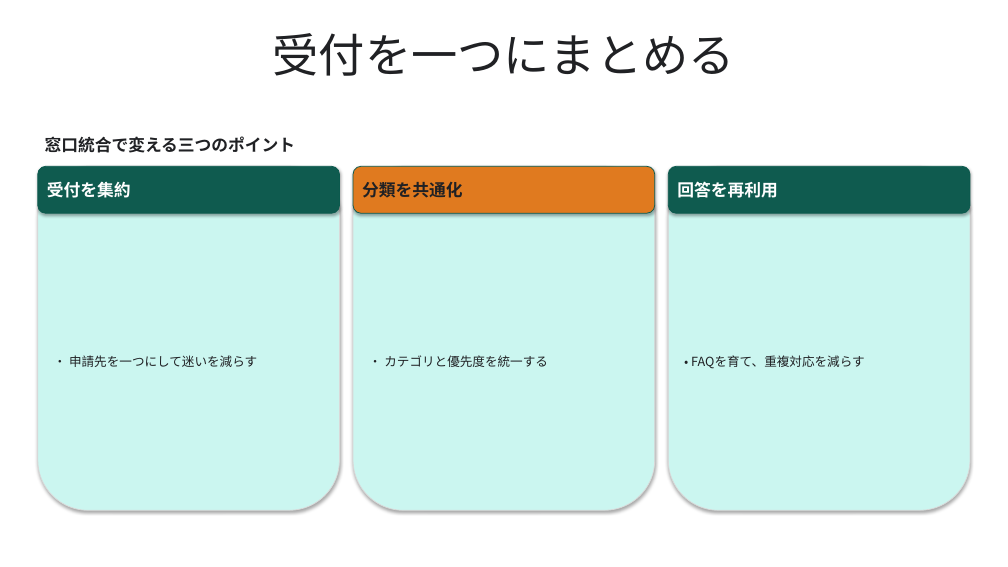
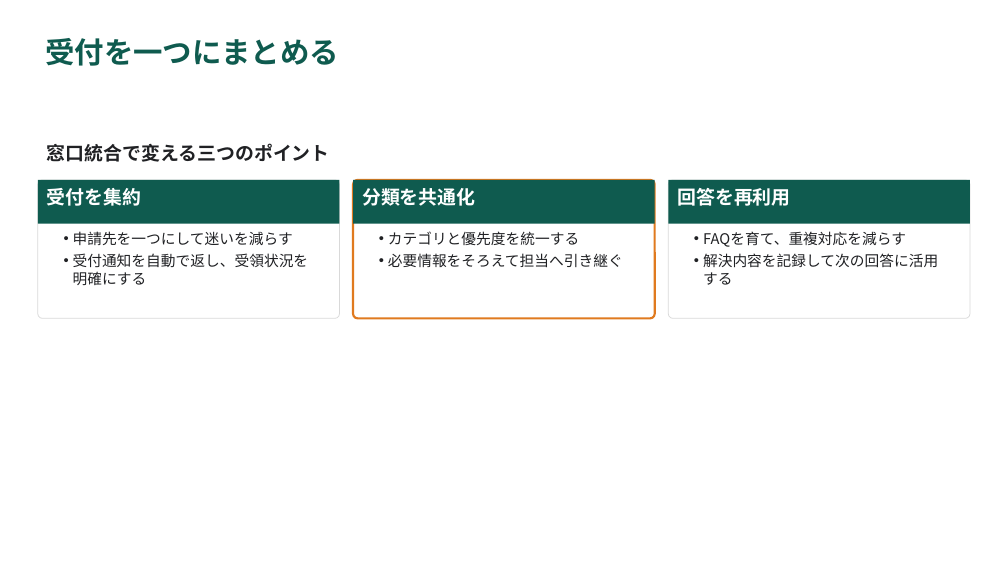
Before and after one commit to YHirano7/Artifacts, a slide deck: slide 2 of skills/pptx-deck/examples/component-gallery/component-gallery.pptx. Drawn at 1008x567 pixels with LibreOffice and Linux fonts; fonts in the diff are those of the drawing. Boxes give left, top, right and bottom in pixels: in the first picture for what was removed or moved away, otherwise in the second. Text is boxed around its words. In the diff, an @@ line names an element or a change of style, - is before the commit and + after.

```diff
--- a/skills/pptx-deck/examples/component-gallery/component-gallery.pptx
+++ b/skills/pptx-deck/examples/component-gallery/component-gallery.pptx
@@ title "受付を一つにまとめる": place and size @@
-title "受付を一つにまとめる" at (273, 33, 735, 76)
+title "受付を一つにまとめる" at (45, 38, 339, 66)
@@ title "受付を一つにまとめる" at (45, 38, 339, 66): size 44 to 28 pt, text colour #202124 to #0F5B4F, bold on; alignment centre to left @@
@@ text "窓口統合で変える三つのポイント": place and size @@
-text "窓口統合で変える三つのポイント" at (45, 136, 296, 153)
+text "窓口統合で変える三つのポイント" at (47, 143, 330, 162)
@@ text "窓口統合で変える三つのポイント" at (47, 143, 330, 162): size 16 to 18 pt; vertical alignment middle to top @@
@@ rectangle "受付を集約" at (38, 180, 340, 224): size 16 to 18 pt; vertical alignment middle to top; rounded rectangle to rectangle; outline #0D5B4F 0.75 pt to none; shadow off @@
@@ rounded rectangle: place and size @@
-rounded rectangle at (38, 166, 340, 510)
+rounded rectangle at (38, 180, 340, 318)
@@ rounded rectangle at (38, 180, 340, 318): fill #CBF6F0 to #FFFFFF; shadow off; proportions changed @@
@@ rectangle "分類を共通化" at (353, 180, 655, 224): size 16 to 18 pt, text colour #202124 to #FFFFFF; vertical alignment middle to top; rounded rectangle to rectangle; fill #E07A1F to #0F5B4F; outline #0D5B4F 0.75 pt to none; shadow off @@
@@ rounded rectangle: place and size @@
-rounded rectangle at (353, 166, 655, 510)
+rounded rectangle at (353, 180, 655, 318)
@@ rounded rectangle at (353, 180, 655, 318): fill #CBF6F0 to #FFFFFF; outline #D9D9D9 0.75 pt to #E07A1F 2 pt; shadow off; proportions changed @@
@@ 3 rectangles: place and size @@
-3 rectangles at (38, 166, 970, 213)
+3 rectangles at (38, 180, 970, 224)
@@ rectangle "回答を再利用" at (668, 180, 970, 224): size 16 to 18 pt; vertical alignment middle to top; rounded rectangle to rectangle; outline #0D5B4F 0.75 pt to none; shadow off @@
@@ rounded rectangle at (668, 180, 970, 318): fill #CBF6F0 to #FFFFFF; shadow off; proportions changed @@
@@ rounded rectangle: place and size @@
-rounded rectangle at (668, 166, 970, 510)
+rounded rectangle at (668, 180, 970, 318)
@@ text at (73, 231, 309, 285): text changed; size 12 to 14 pt @@
-• 申請先を一つにして迷いを減らす
+• 申請先を一つにして迷いを減らす
+• 受付通知を自動で返し、受領状況を明確にする
@@ text at (388, 231, 623, 268): text changed; size 12 to 14 pt @@
-• カテゴリと優先度を統一する
+• カテゴリと優先度を統一する
+• 必要情報をそろえて担当へ引き継ぐ
@@ vertical alignment middle to top in 3 elements at (388, 231, 623, 268), (73, 231, 309, 285), (703, 231, 938, 285) @@
@@ text at (703, 231, 938, 285): text changed; size 12 to 14 pt @@
-• FAQを育て、重複対応を減らす
+• FAQを育て、重複対応を減らす
+• 解決内容を記録して次の回答に活用する
```
Also in this commit, not shown: 21 other slides changed, 41 other files.
